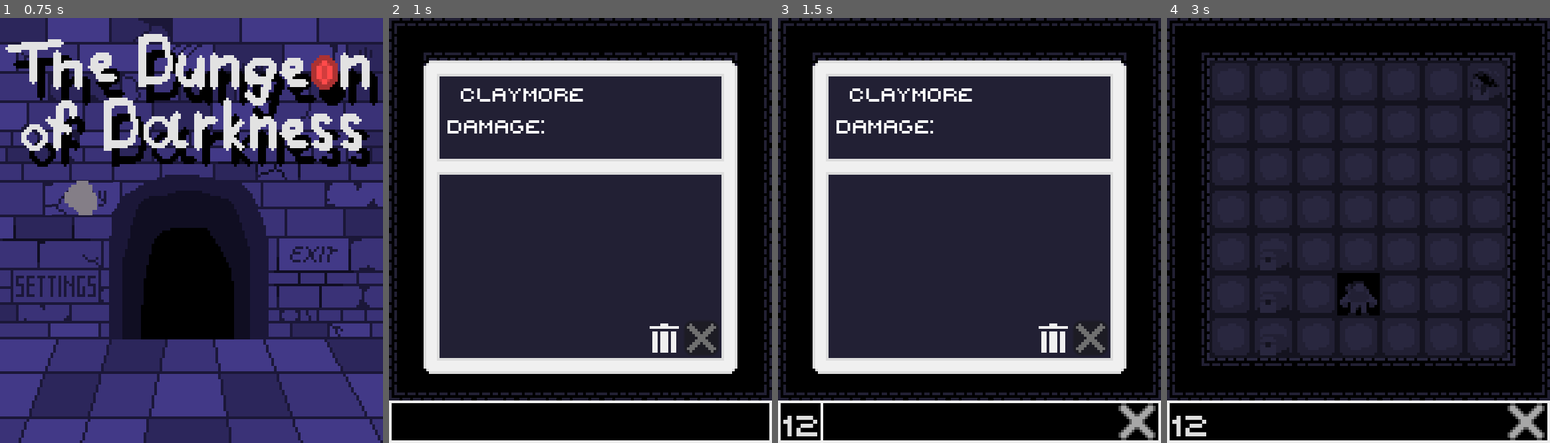
Above: before the commit, frames 1-4 (left to right).
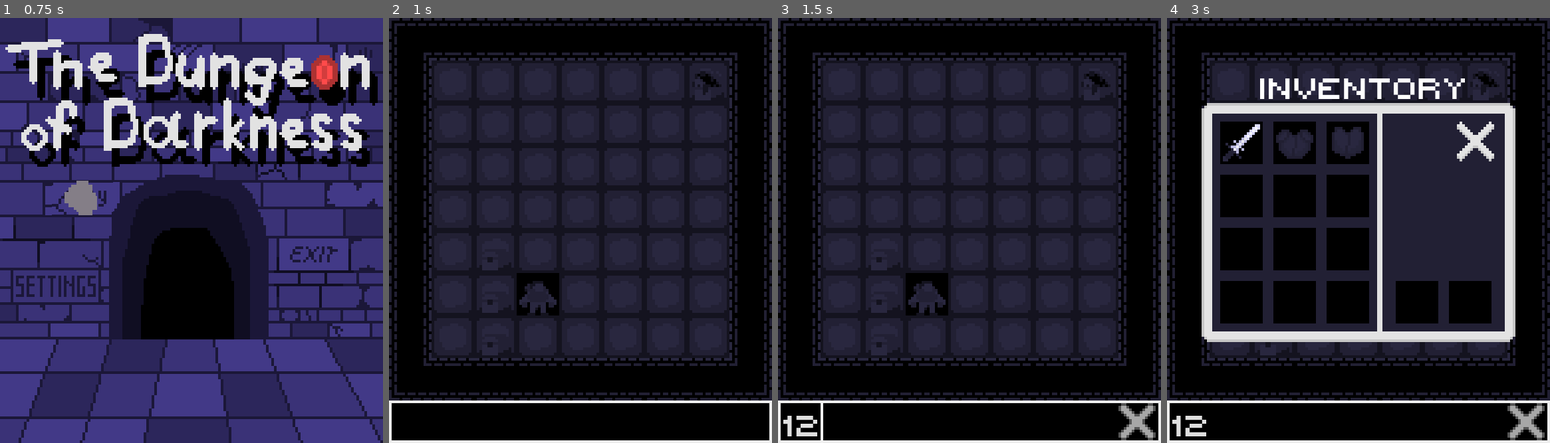
Above: after the commit, the same moments.

Repository: Portalyst/The-Dungeon-of-Darkness
Game: Godot game, scene res://scenes/menu.tscn
The game is run twice, just before and just after one commit, with the same random seed, the same clock (stepped at 60 frames per second) and the same inputs.
Inputs (mouse positions are in pixels of both pictures, inside the frame that each line leads up to):
- Up to frame 1 (0.75 s): click (84, 196) at 0.5 s
- Up to frame 2 (1 s): no input
- Up to frame 3 (1.5 s): click (969, 421) at 1.27 s; type "12" at 1.35 s
- Up to frame 4 (3 s): click (1239, 141) at 2.02 s; tap Enter at 2.75 s; move the mouse to (1442, 209) at 2.77 s; hold Right (ui_right) from 2.78 s (still down); tap I (inv) at 2.85 s

Frame 1 is identical in both runs. In frame 2, 17% of the frame differs, in the area x 9-91%, y 10-84%; in frame 3, 17%; in frame 4, 24%, in the area x 9-91%, y 14-77%.

Commit message:
add spears and bat

Diff:
--- /dev/null
+++ b/scenes/bat.tscn
@@ -0,0 +1,12 @@
+[gd_scene load_steps=3 format=3 uid="uid://dxt1sa6uqkq7p"]
+
+[ext_resource type="PackedScene" uid="uid://xn1ixdo80xjb" path="res://scenes/items.tscn" id="1_pbaq8"]
+[ext_resource type="Texture2D" uid="uid://cx84jhhwhggbi" path="res://sprites/gear/weapon/bat/bat.png" id="2_dun77"]
+
+[node name="bat" instance=ExtResource("1_pbaq8")]
+Name = "bat"
+damage = "1-6"
+type = "weapon"
+
+[node name="Sprite2D" parent="." index="0"]
+texture = ExtResource("2_dun77")
--- /dev/null
+++ b/scenes/broken_spear.tscn
@@ -0,0 +1,12 @@
+[gd_scene load_steps=3 format=3 uid="uid://ce15n2y5sap26"]
+
+[ext_resource type="PackedScene" uid="uid://xn1ixdo80xjb" path="res://scenes/items.tscn" id="1_6og8i"]
+[ext_resource type="Texture2D" uid="uid://dpj3sembyemd3" path="res://sprites/gear/weapon/spear/broken spear.png" id="2_d6cwd"]
+
+[node name="broken spear" instance=ExtResource("1_6og8i")]
+Name = "broken spear"
+damage = "1-4"
+type = "weapon"
+
+[node name="Sprite2D" parent="." index="0"]
+texture = ExtResource("2_d6cwd")
--- a/scenes/hero.tscn
+++ b/scenes/hero.tscn
@@ -92,6 +92,7 @@
 texture = ExtResource("1_dh7eb")
 
 [node name="CanvasLayer" type="CanvasLayer" parent="."]
+visible = false
 
 [node name="Inv" type="Sprite2D" parent="CanvasLayer"]
 position = Vector2(72, 77)
@@ -142,6 +143,7 @@
 script = ExtResource("8_ykify")
 
 [node name="ItemsMenu" type="Sprite2D" parent="CanvasLayer"]
+visible = false
 position = Vector2(72, 83)
 texture = ExtResource("6_2wlxo")
 
--- /dev/null
+++ b/scenes/pure_spear.tscn
@@ -0,0 +1,12 @@
+[gd_scene load_steps=3 format=3 uid="uid://dskj7xe7l6mip"]
+
+[ext_resource type="PackedScene" uid="uid://xn1ixdo80xjb" path="res://scenes/items.tscn" id="1_dtnel"]
+[ext_resource type="Texture2D" uid="uid://hoe0bkni1txq" path="res://sprites/gear/weapon/spear/pure spear.png" id="2_6r6pm"]
+
+[node name="pure spear" instance=ExtResource("1_dtnel")]
+Name = "pure spear"
+damage = "1-8"
+type = "weapon"
+
+[node name="Sprite2D" parent="." index="0"]
+texture = ExtResource("2_6r6pm")
--- /dev/null
+++ b/scenes/sharp_spear.tscn
@@ -0,0 +1,12 @@
+[gd_scene load_steps=3 format=3 uid="uid://8n5t4vfobfax"]
+
+[ext_resource type="PackedScene" uid="uid://xn1ixdo80xjb" path="res://scenes/items.tscn" id="1_47g60"]
+[ext_resource type="Texture2D" uid="uid://cu8mm6mhijx7j" path="res://sprites/gear/weapon/spear/sharp spear.png" id="2_tn866"]
+
+[node name="sharp spear" instance=ExtResource("1_47g60")]
+Name = "sharp spear"
+damage = "1-8"
+type = "weapon"
+
+[node name="Sprite2D" parent="." index="0"]
+texture = ExtResource("2_tn866")
--- /dev/null
+++ b/scenes/spear.tscn
@@ -0,0 +1,12 @@
+[gd_scene load_steps=3 format=3 uid="uid://7lbw3a5otoro"]
+
+[ext_resource type="PackedScene" uid="uid://xn1ixdo80xjb" path="res://scenes/items.tscn" id="1_jcbty"]
+[ext_resource type="Texture2D" uid="uid://dbrj2ktr717q1" path="res://sprites/gear/weapon/spear/spear.png" id="2_6e4mm"]
+
+[node name="spear" instance=ExtResource("1_jcbty")]
+Name = "spear"
+damage = "1-6"
+type = "weapon"
+
+[node name="Sprite2D" parent="." index="0"]
+texture = ExtResource("2_6e4mm")
--- a/scripts/Global.gd
+++ b/scripts/Global.gd
@@ -14,6 +14,8 @@
 var boost = 0
 
 #weapons
+
+var bat = preload("res://scenes/bat.tscn")
 
 var p_sword = preload("res://scenes/p_sword.tscn")
 var s_sword = preload("res://scenes/s_sword.tscn")
@@ -34,6 +36,11 @@
 var halberd = preload("res://scenes/halberd.tscn")
 var b_halberd =preload("res://scenes/b_halberd.tscn")
 
+var b_spear = preload("res://scenes/broken_spear.tscn")
+var spear = preload("res://scenes/spear.tscn")
+var s_spear = preload("res://scenes/sharp_spear.tscn")
+var p_spear = preload("res://scenes/pure_spear.tscn")
+
 #armors
 
 var bone_armor = preload("res://scenes/bone_armor.tscn")
--- a/scripts/hero.gd
+++ b/scripts/hero.gd
@@ -88,10 +88,10 @@
 		var eq_item = InvLog.items.find(Global.sword)
 		if eq_item != -1:
 			remove.emit(-1)
-			var has = InvLog.items.find("a")
-			armor_changed.emit(null)
-			if has == -1:
-				InvLog.remove_item(13)
+			var has = InvLog.items.find("w")
+			armor_changed.emit(null)
+			if has == -1:
+				InvLog.remove_item(12)
 			remove.emit(eq_item)
 			weapon_changed.emit(Global.sword)
 			InvLog.items[12] = Global.sword
@@ -102,10 +102,10 @@
 		var eq_item = InvLog.items.find(Global.dagger)
 		if eq_item != -1:
 			remove.emit(-1)
-			var has = InvLog.items.find("a")
-			armor_changed.emit(null)
-			if has == -1:
-				InvLog.remove_item(13)
+			var has = InvLog.items.find("w")
+			armor_changed.emit(null)
+			if has == -1:
+				InvLog.remove_item(12)
 			remove.emit(eq_item)
 			weapon_changed.emit(Global.dagger)
 			InvLog.items[12] = Global.dagger
@@ -116,10 +116,10 @@
 		var eq_item = InvLog.items.find(Global.s_dagger)
 		if eq_item != -1:
 			remove.emit(-1)
-			var has = InvLog.items.find("a")
-			armor_changed.emit(null)
-			if has == -1:
-				InvLog.remove_item(13)
+			var has = InvLog.items.find("w")
+			armor_changed.emit(null)
+			if has == -1:
+				InvLog.remove_item(12)
 			remove.emit(eq_item)
 			weapon_changed.emit(Global.s_dagger)
 			InvLog.items[12] = Global.s_dagger
@@ -130,10 +130,10 @@
 		var eq_item = InvLog.items.find(Global.p_dagger)
 		if eq_item != -1:
 			remove.emit(-1)
-			var has = InvLog.items.find("a")
-			armor_changed.emit(null)
-			if has == -1:
-				InvLog.remove_item(13)
+			var has = InvLog.items.find("w")
+			armor_changed.emit(null)
+			if has == -1:
+				InvLog.remove_item(12)
 			remove.emit(eq_item)
 			weapon_changed.emit(Global.p_dagger)
 			InvLog.items[12] = Global.p_dagger
@@ -144,10 +144,10 @@
 		var eq_item = InvLog.items.find(Global.b_sword)
 		if eq_item != -1:
 			remove.emit(-1)
-			var has = InvLog.items.find("a")
-			armor_changed.emit(null)
-			if has == -1:
-				InvLog.remove_item(13)
+			var has = InvLog.items.find("w")
+			armor_changed.emit(null)
+			if has == -1:
+				InvLog.remove_item(12)
 			remove.emit(eq_item)
 			weapon_changed.emit(Global.b_sword)
 			InvLog.items[12] = Global.b_sword
@@ -158,10 +158,10 @@
 		var eq_item = InvLog.items.find(Global.p_sword)
 		if eq_item != -1:
 			remove.emit(-1)
-			var has = InvLog.items.find("a")
-			armor_changed.emit(null)
-			if has == -1:
-				InvLog.remove_item(13)
+			var has = InvLog.items.find("w")
+			armor_changed.emit(null)
+			if has == -1:
+				InvLog.remove_item(12)
 			remove.emit(eq_item)
 			weapon_changed.emit(Global.p_sword)
 			InvLog.items[12] = Global.p_sword
@@ -172,10 +172,10 @@
 		var eq_item = InvLog.items.find(Global.s_sword)
 		if eq_item != -1:
 			remove.emit(-1)
-			var has = InvLog.items.find("a")
-			armor_changed.emit(null)
-			if has == -1:
-				InvLog.remove_item(13)
+			var has = InvLog.items.find("w")
+			armor_changed.emit(null)
+			if has == -1:
+				InvLog.remove_item(12)
 			remove.emit(eq_item)
 			weapon_changed.emit(Global.s_sword)
 			InvLog.items[12] = Global.s_sword
@@ -186,10 +186,10 @@
 		var eq_item = InvLog.items.find(Global.b_claymore)
 		if eq_item != -1:
 			remove.emit(-1)
-			var has = InvLog.items.find("a")
-			armor_changed.emit(null)
-			if has == -1:
-				InvLog.remove_item(13)
+			var has = InvLog.items.find("w")
+			armor_changed.emit(null)
+			if has == -1:
+				InvLog.remove_item(12)
 			remove.emit(eq_item)
 			weapon_changed.emit(Global.b_claymore)
 			InvLog.items[12] = Global.b_claymore
@@ -200,10 +200,10 @@
 		var eq_item = InvLog.items.find(Global.p_claymore)
 		if eq_item != -1:
 			remove.emit(-1)
-			var has = InvLog.items.find("a")
-			armor_changed.emit(null)
-			if has == -1:
-				InvLog.remove_item(13)
+			var has = InvLog.items.find("w")
+			armor_changed.emit(null)
+			if has == -1:
+				InvLog.remove_item(12)
 			remove.emit(eq_item)
 			weapon_changed.emit(Global.p_claymore)
 			InvLog.items[12] = Global.p_claymore
@@ -214,10 +214,10 @@
 		var eq_item = InvLog.items.find(Global.g_claymore)
 		if eq_item != -1:
 			remove.emit(-1)
-			var has = InvLog.items.find("a")
-			armor_changed.emit(null)
-			if has == -1:
-				InvLog.remove_item(13)
+			var has = InvLog.items.find("w")
+			armor_changed.emit(null)
+			if has == -1:
+				InvLog.remove_item(12)
 			remove.emit(eq_item)
 			weapon_changed.emit(Global.g_claymore)
 			InvLog.items[12] = Global.g_claymore
@@ -228,10 +228,10 @@
 		var eq_item = InvLog.items.find(Global.claymore)
 		if eq_item != -1:
 			remove.emit(-1)
-			var has = InvLog.items.find("a")
-			armor_changed.emit(null)
-			if has == -1:
-				InvLog.remove_item(13)
+			var has = InvLog.items.find("w")
+			armor_changed.emit(null)
+			if has == -1:
+				InvLog.remove_item(12)
 			remove.emit(eq_item)
 			weapon_changed.emit(Global.claymore)
 			InvLog.items[12] = Global.claymore
@@ -242,10 +242,10 @@
 		var eq_item = InvLog.items.find(Global.p_halberd)
 		if eq_item != -1:
 			remove.emit(-1)
-			var has = InvLog.items.find("a")
-			armor_changed.emit(null)
-			if has == -1:
-				InvLog.remove_item(13)
+			var has = InvLog.items.find("w")
+			armor_changed.emit(null)
+			if has == -1:
+				InvLog.remove_item(12)
 			remove.emit(eq_item)
 			weapon_changed.emit(Global.p_halberd)
 			InvLog.items[12] = Global.p_halberd
@@ -256,10 +256,10 @@
 		var eq_item = InvLog.items.find(Global.s_halberd)
 		if eq_item != -1:
 			remove.emit(-1)
-			var has = InvLog.items.find("a")
-			armor_changed.emit(null)
-			if has == -1:
-				InvLog.remove_item(13)
+			var has = InvLog.items.find("w")
+			armor_changed.emit(null)
+			if has == -1:
+				InvLog.remove_item(12)
 			remove.emit(eq_item)
 			weapon_changed.emit(Global.s_halberd)
 			InvLog.items[12] = Global.s_halberd
@@ -270,10 +270,10 @@
 		var eq_item = InvLog.items.find(Global.halberd)
 		if eq_item != -1:
 			remove.emit(-1)
-			var has = InvLog.items.find("a")
-			armor_changed.emit(null)
-			if has == -1:
-				InvLog.remove_item(13)
+			var has = InvLog.items.find("w")
+			armor_changed.emit(null)
+			if has == -1:
+				InvLog.remove_item(12)
 			remove.emit(eq_item)
 			weapon_changed.emit(Global.halberd)
 			InvLog.items[12] = Global.halberd
@@ -284,15 +284,85 @@
 		var eq_item = InvLog.items.find(Global.b_halberd)
 		if eq_item != -1:
 			remove.emit(-1)
-			var has = InvLog.items.find("a")
-			armor_changed.emit(null)
-			if has == -1:
-				InvLog.remove_item(13)
+			var has = InvLog.items.find("w")
+			armor_changed.emit(null)
+			if has == -1:
+				InvLog.remove_item(12)
 			remove.emit(eq_item)
 			weapon_changed.emit(Global.b_halberd)
 			InvLog.items[12] = Global.b_halberd
 			Global.damage = 6
 			Global.boost = -2
+			Global.pure = false
+	if new_text == "eq broken spear":
+		var eq_item = InvLog.items.find(Global.b_spear)
+		if eq_item != -1:
+			remove.emit(-1)
+			var has = InvLog.items.find("w")
+			armor_changed.emit(null)
+			if has == -1:
+				InvLog.remove_item(12)
+			remove.emit(eq_item)
+			weapon_changed.emit(Global.b_spear)
+			InvLog.items[12] = Global.b_spear
+			Global.damage = 4
+			Global.boost = -2
+			Global.pure = false
+	if new_text == "eq spear":
+		var eq_item = InvLog.items.find(Global.spear)
+		if eq_item != -1:
+			remove.emit(-1)
+			var has = InvLog.items.find("w")
+			armor_changed.emit(null)
+			if has == -1:
+				InvLog.remove_item(12)
+			remove.emit(eq_item)
+			weapon_changed.emit(Global.spear)
+			InvLog.items[12] = Global.spear
+			Global.damage = 6
+			Global.boost = 0
+			Global.pure = false
+	if new_text == "eq pure spear":
+		var eq_item = InvLog.items.find(Global.p_spear)
+		if eq_item != -1:
+			remove.emit(-1)
+			var has = InvLog.items.find("w")
+			armor_changed.emit(null)
+			if has == -1:
+				InvLog.remove_item(12)
+			remove.emit(eq_item)
+			weapon_changed.emit(Global.p_spear)
+			InvLog.items[12] = Global.p_spear
+			Global.damage = 8
+			Global.boost = 0
+			Global.pure = true
+	if new_text == "eq sharp spear":
+		var eq_item = InvLog.items.find(Global.s_spear)
+		if eq_item != -1:
+			remove.emit(-1)
+			var has = InvLog.items.find("w")
+			armor_changed.emit(null)
+			if has == -1:
+				InvLog.remove_item(12)
+			remove.emit(eq_item)
+			weapon_changed.emit(Global.s_spear)
+			InvLog.items[12] = Global.s_spear
+			Global.damage = 8
+			Global.boost = 2
+			Global.pure = false
+	if new_text == "eq bat":
+		var eq_item = InvLog.items.find(Global.bat)
+		if eq_item != -1:
+			remove.emit(-1)
+			var has = InvLog.items.find("w")
+			armor_changed.emit(null)
+			if has == -1:
+				InvLog.remove_item(12)
+			remove.emit(eq_item)
+			weapon_changed.emit(Global.bat)
+			InvLog.items[12] = Global.bat
+			Global.damage = 6
+			Global.boost = 0
 			Global.pure = false
 	if new_text == "eq iron armor":
 		var eq_item = InvLog.items.find(Global.iron_armor)
Binary file added: sprites/gear/weapon/bat/bat.png
Not shown, added: sprites/gear/weapon/bat/bat.png.import
Binary file added: sprites/gear/weapon/spear/broken spear.png
Not shown, added: sprites/gear/weapon/spear/broken spear.png.import
Binary file added: sprites/gear/weapon/spear/pure spear.png
Not shown, added: sprites/gear/weapon/spear/pure spear.png.import
Binary file added: sprites/gear/weapon/spear/sharp spear.png
Not shown, added: sprites/gear/weapon/spear/sharp spear.png.import
Binary file added: sprites/gear/weapon/spear/spear.png
Not shown, added: sprites/gear/weapon/spear/spear.png.import
